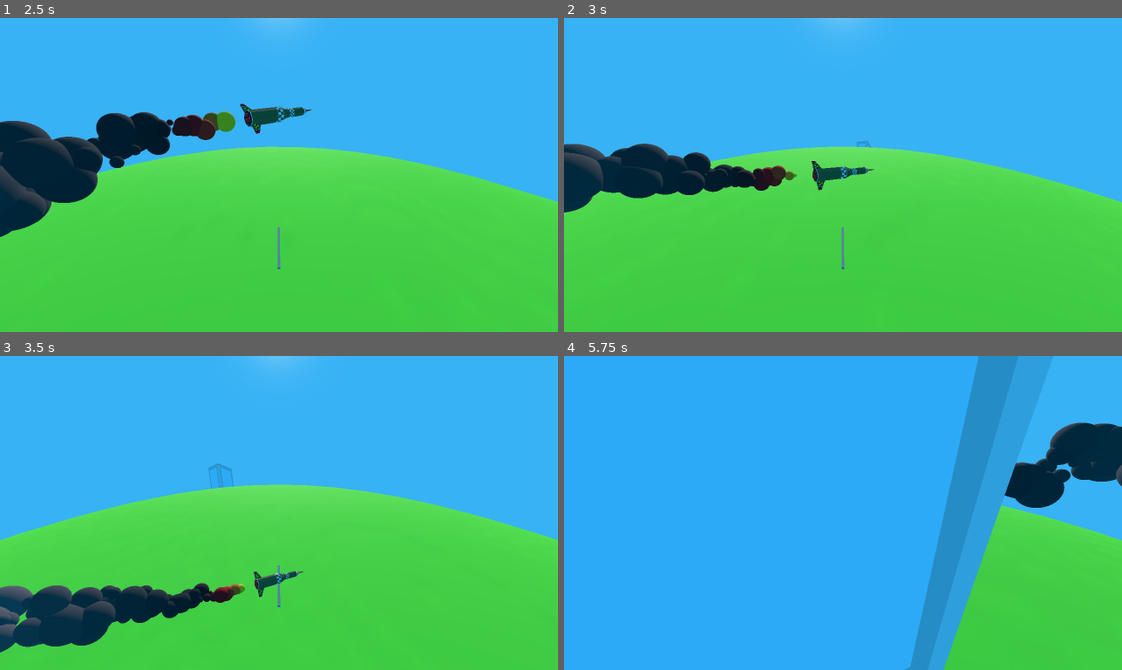
Above: before the commit, frames 1-4 (two rows, left to right).
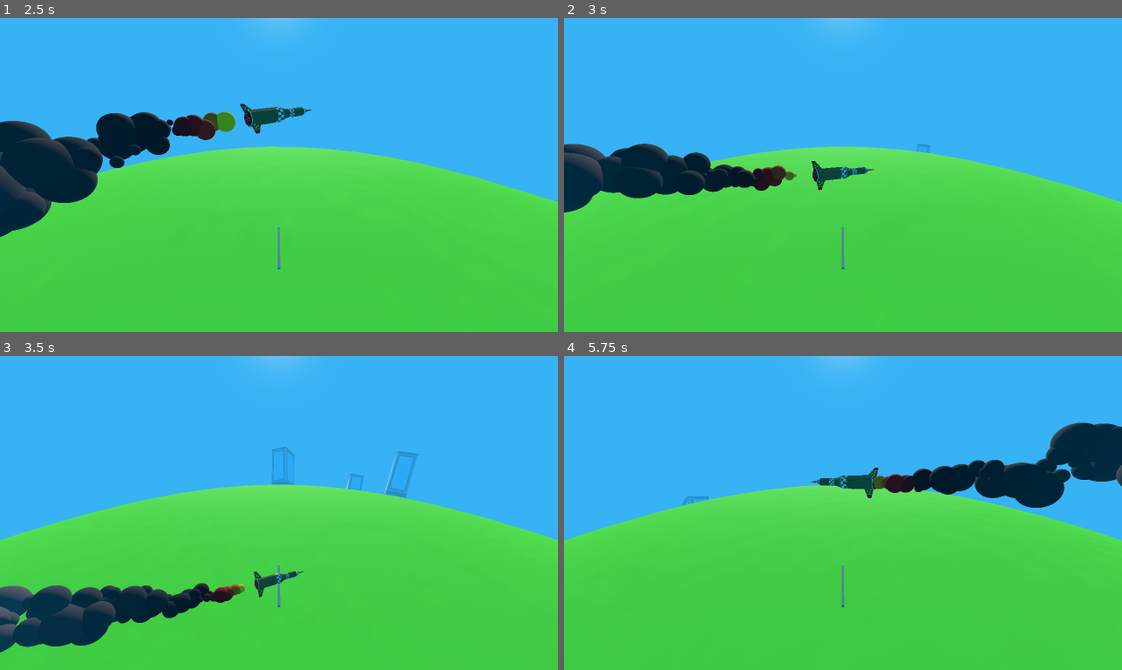
Above: after the commit, the same moments.

Repository: JacobCormier/I-cant-blow-up-mankind
Game: Godot game, scene res://scenes/Level1.tscn
Same seed, same stepped clock (60 frames per second), same inputs: the game is played once before the commit and once after it. Sound files missing from this copy of the repository are replaced by a short silence.
Inputs:
- Up to frame 1 (2.5 s): tap Enter at 0.5 s; hold Right (ui_right) 0.53-1.28 s; tap Space (ui_select) at 0.77, 1.52 s; hold Left (ui_left) 1.28-2.03 s; hold Right (ui_right) from 2.03 s (still down)
- Up to frame 2 (3 s): keep holding Right (ui_right)
- Up to frame 3 (3.5 s): keep holding Right (ui_right); tap Space (ui_select) at 3.02 s
- Up to frame 4 (5.75 s): release Right (ui_right) at 3.53 s; hold Left (ui_left) from 3.53 s (still down); tap Space (ui_select) at 3.77, 4.52 s

Frame 1 is identical in both runs. In frame 2, less than 0.1% of the frame differs, in the area x 52-66%, y 39-44%; in frame 3, 0.6%; in frame 4, 47%, in the area x 0-88%, y 0-100%.

Commit message:
Globe now spawns only on bottom half

Diff:
--- a/scenes/Level1.tscn
+++ b/scenes/Level1.tscn
@@ -46,12 +46,6 @@
 normal_enabled = true
 normal_texture = SubResource("NoiseTexture2D_0hec7")
 
-[sub_resource type="BoxMesh" id="BoxMesh_dqsoy"]
-size = Vector3(0.5, 10, 0.5)
-
-[sub_resource type="BoxShape3D" id="BoxShape3D_mphm8"]
-size = Vector3(0.5, 10, 0.5)
-
 [node name="Level1" type="Node3D"]
 
 [node name="WorldEnvironment" type="WorldEnvironment" parent="."]
@@ -73,16 +67,5 @@
 skeleton = NodePath("../..")
 surface_material_override/0 = SubResource("StandardMaterial3D_p3gbj")
 
-[node name="Collider" type="Node3D" parent="GlobeManager/GlobeTest"]
-transform = Transform3D(1, 0, 0, 0, 1, 0, 0, 0, 1, 0, 0, -2.5)
-
-[node name="VisibleColliderRepresentation" type="MeshInstance3D" parent="GlobeManager/GlobeTest/Collider"]
-mesh = SubResource("BoxMesh_dqsoy")
-
-[node name="Area3D" type="Area3D" parent="GlobeManager/GlobeTest/Collider"]
-
-[node name="CollisionShape3D" type="CollisionShape3D" parent="GlobeManager/GlobeTest/Collider/Area3D"]
-shape = SubResource("BoxShape3D_mphm8")
-
 [node name="Player" parent="." instance=ExtResource("2_xur1j")]
 transform = Transform3D(1, 0, 0, 0, 0.320927, 0.947104, 0, -0.947104, 0.320927, 0, 494, 97)
--- a/scripts/level_managing/globe_manager.gd
+++ b/scripts/level_managing/globe_manager.gd
@@ -16,18 +16,8 @@
 var direction: PlayerController.TurnDirection
 
 func _ready():
-	create_block_at_random_point()
-	create_block_at_random_point()
-	create_block_at_random_point()
-	create_block_at_random_point()
-	create_block_at_random_point()
-	create_block_at_random_point()
-	create_block_at_random_point()
-	create_block_at_random_point()
-	create_block_at_random_point()
-	create_block_at_random_point()
-	create_block_at_random_point()
-	create_block_at_random_point()
+	for x in range(0, 50):
+		create_block_at_random_point()
 
 func _process(delta: float) -> void:
 		globe_test.rotate_x(ORBIT_SPEED_X * delta)
@@ -38,7 +28,7 @@
 
 
 # Function to generate a random point on the sphere and surface normal
-func random_point_on_sphere(radius: float) -> Dictionary:
+func random_point_on_bottom_of_sphere(radius: float) -> Dictionary:
 	# Random azimuthal angle phi in [0, 2*pi]
 	var phi = randf() * TAU
 	# Random z in [-1, 1]
@@ -48,6 +38,13 @@
 	# Cartesian coordinates scaled by the sphere's radius
 	var x = radius * local_radius * cos(phi)
 	var y = radius * local_radius * sin(phi)
+
+	# Make sure the point is only on the bottom half of values
+	# Pretty sure I rolled the globe onto it's side to hide a texture seam,
+	# So it is unexpectedly the x value instead
+	if x > 0:
+		x = -x
+
 	var point = Vector3(x, y, radius * z)
 
 	# The surface normal is the normalized position vector
@@ -57,7 +54,7 @@
 
 func create_block_at_random_point():
 	var sphere_radius = globe_test.mesh.radius
-	var result = random_point_on_sphere(sphere_radius)
+	var result = random_point_on_bottom_of_sphere(sphere_radius)
 
 	var point = result["point"]
 	var normal = result["normal"]
--- a/scripts/sound/music/music_manager.gd
+++ b/scripts/sound/music/music_manager.gd
@@ -12,7 +12,7 @@
 	# Create an AudioStreamPlayer node dynamically or ensure it exists in the scene tree
 	music_player = AudioStreamPlayer.new()
 	music_player.pitch_scale = 1.0
-	music_player.volume_db = -20.0
+	music_player.volume_db = -25.0
 	add_child(music_player)
 	play_music_sequence()
 
Not shown: 1 places in scenes/Level1.tscn that only renumber resources
